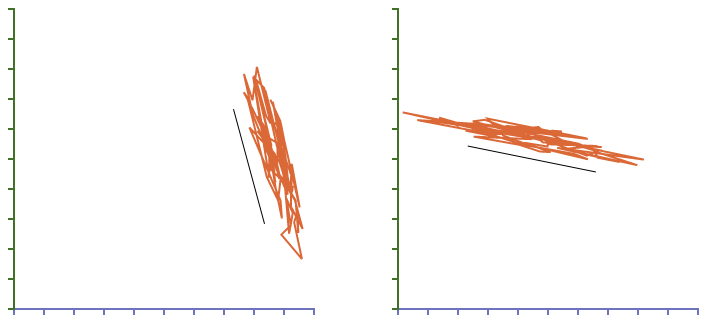
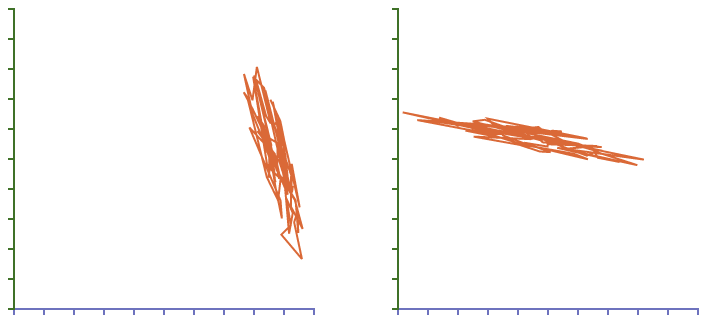
Before/after of a 708px x 322px layered artwork. What changed in the layer stack:
hid "Shape 1" over 233, 109, 596, 224
